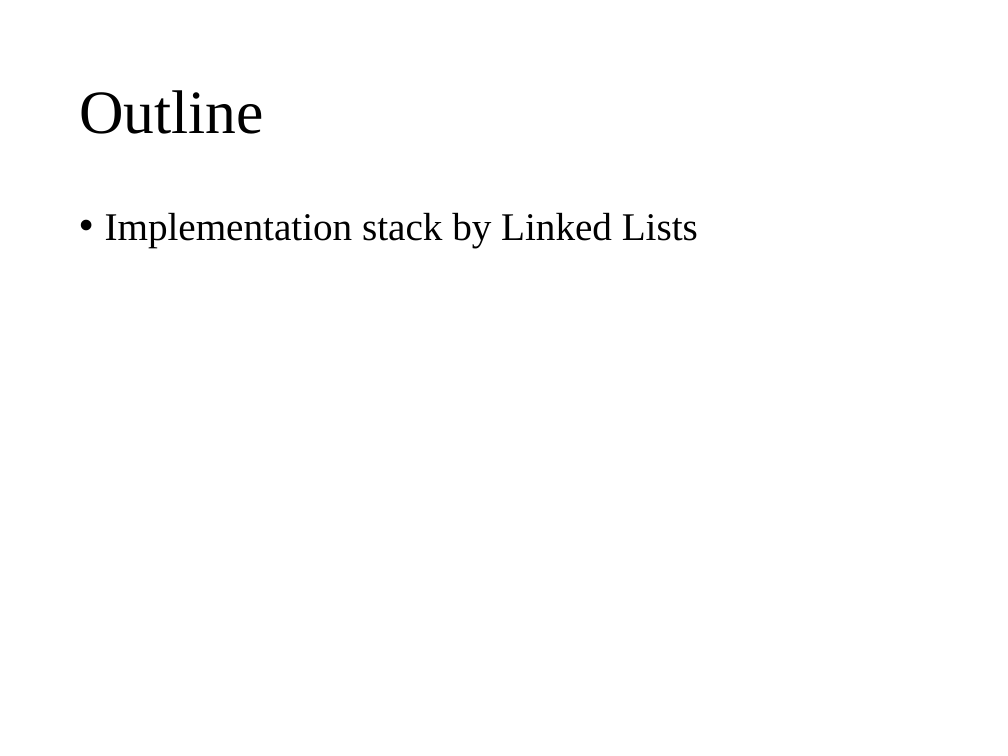
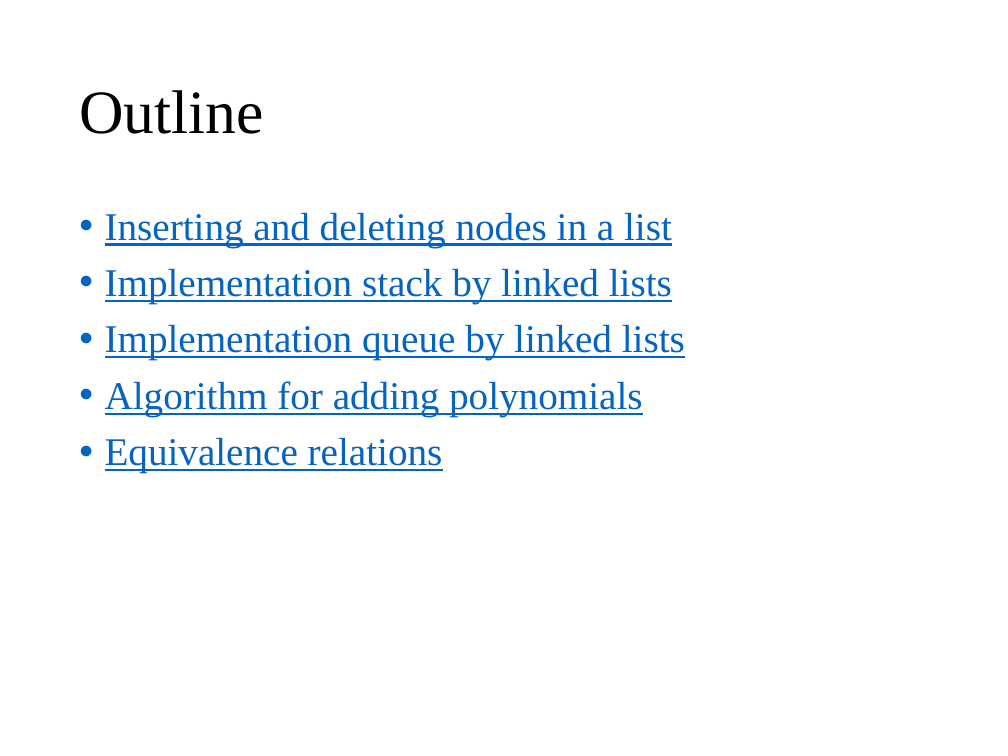
Before and after one commit to wangruxing/DataStructure, a slide deck: slide 2 of Chapter 4 Linked Lists/Chapter 4.pptx. Drawn at 1008x756 pixels with LibreOffice and Linux fonts; fonts in the diff are those of the drawing. Boxes give left, top, right and bottom in pixels: in the first picture for what was removed or moved away, otherwise in the second. Text is boxed around its words. In the diff, an @@ line names an element or a change of style, - is before the commit and + after.

```diff
--- a/Chapter 4 Linked Lists/Chapter 4.pptx
+++ b/Chapter 4 Linked Lists/Chapter 4.pptx
@@ text at <box>105,212,685,473</box>: text changed; text colour #000000 to #0563C1 @@
-• Implementation stack by Linked Lists
+• Inserting and deleting nodes in a list
+• Implementation stack by linked lists
+• Implementation queue by linked lists
+• Algorithm for adding polynomials
+• Equivalence relations
```
Also in this commit, not shown: 4 other slides changed, 35 slides added, 2 slides removed, 34 other files.
